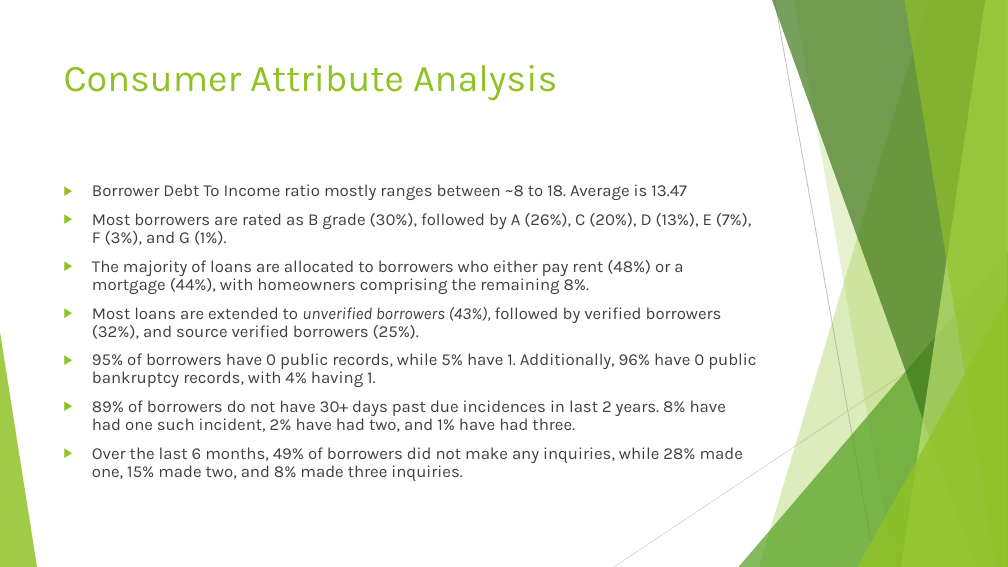
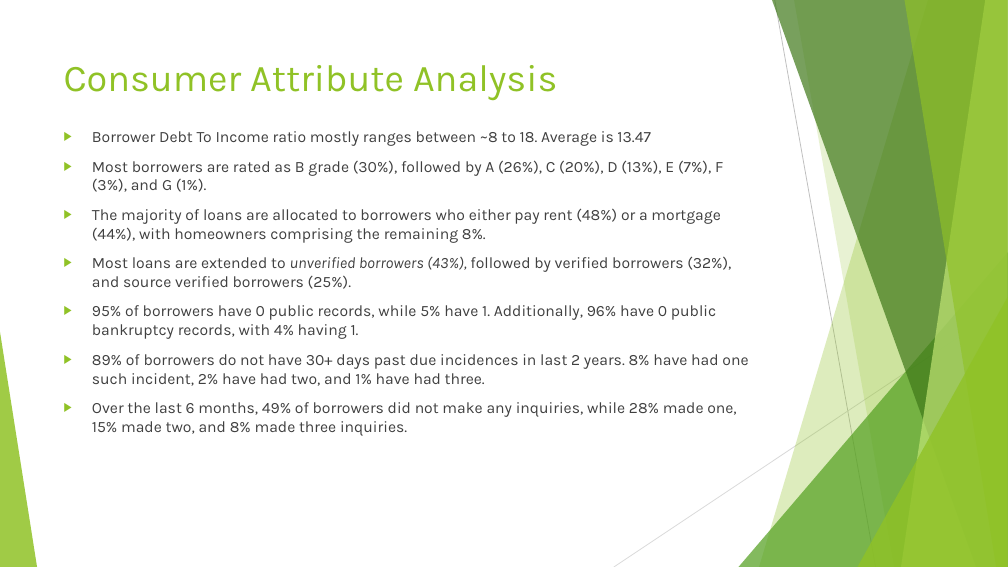
Before and after one commit to sivavaddadi/LendingClubCaseStudy, a slide deck: slide 6 of Lending_Club_Case_Study.pptx. Drawn at 1008x567 pixels with LibreOffice and Linux fonts; fonts in the diff are those of the drawing. Boxes give left, top, right and bottom in pixels: in the first picture for what was removed or moved away, otherwise in the second. Text is boxed around its words. In the diff, an @@ line names an element or a change of style, - is before the commit and + after.

Commit message:
updated analysis report

```diff
--- a/Lending_Club_Case_Study.pptx
+++ b/Lending_Club_Case_Study.pptx
@@ text "Borrower Debt To Income ratio ...": place and size @@
-text "Borrower Debt To Income ratio ..." at bbox=[92, 184, 756, 481]
+text "Borrower Debt To Income ratio ..." at bbox=[92, 131, 748, 436]
@@ text "Borrower Debt To Income ratio ..." at bbox=[92, 131, 748, 436]: size 16 to 15 pt; line spacing 0.9 to 1 @@
```
Also in this commit, not shown: 13 other slides changed.
